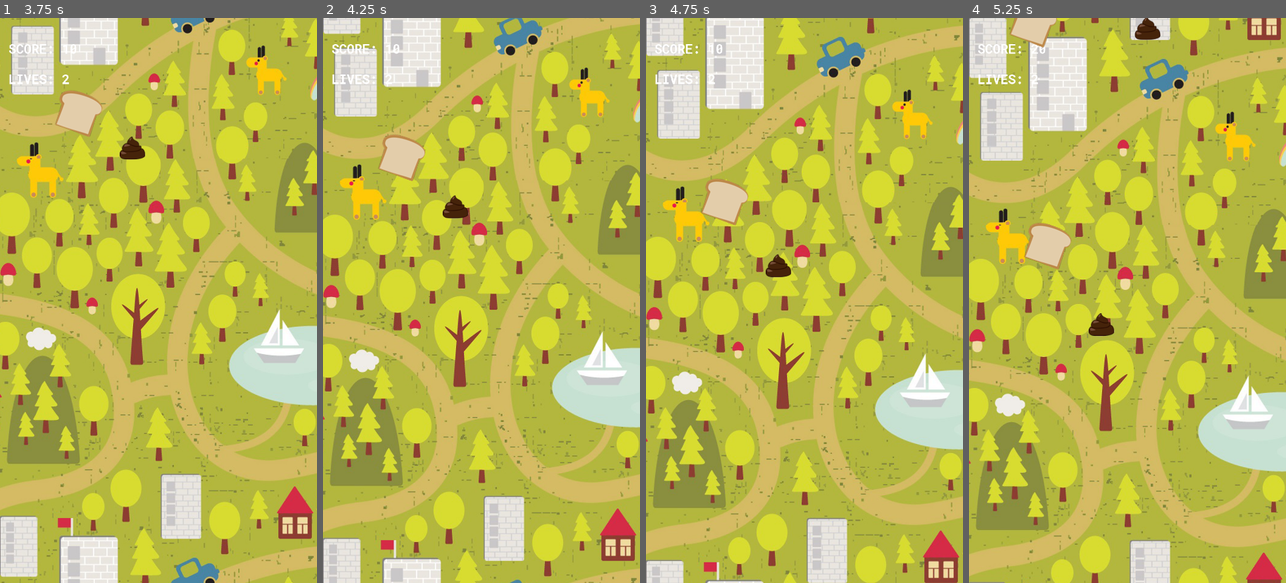
Above: before the commit, frames 1-4 (left to right).
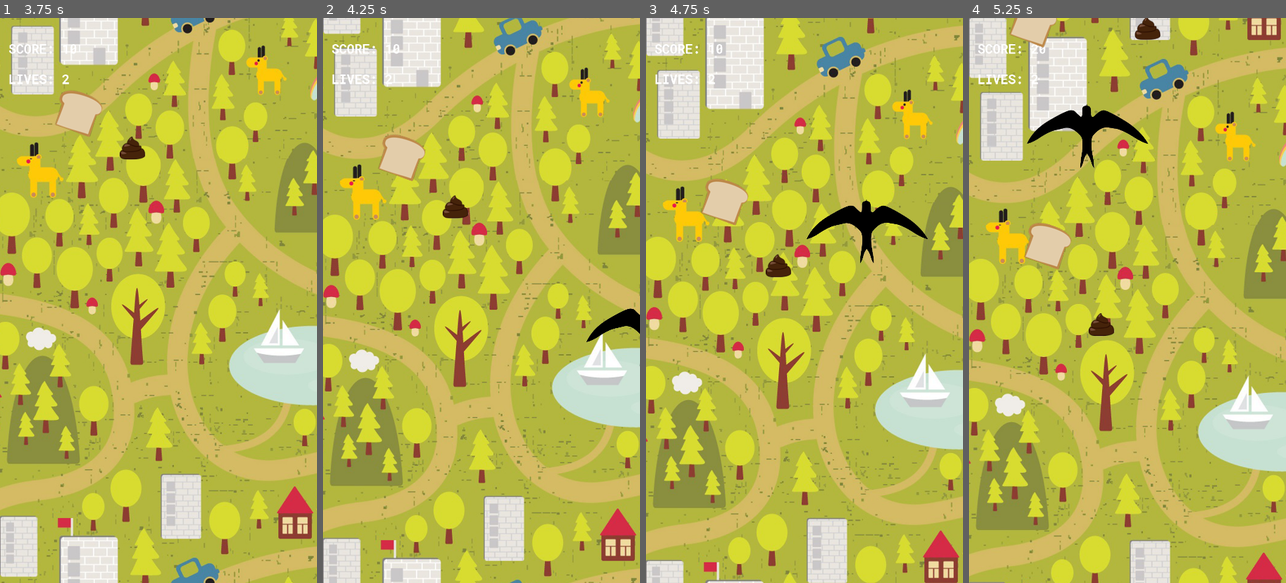
Above: after the commit, the same moments.

Repository: TeamQuest/poogeon
Game: Godot game, scene res://main/main_scene.tscn
Same seed, same stepped clock (60 frames per second), same inputs: the game is played once before the commit and once after it.
Inputs:
- Up to frame 1 (3.75 s): tap Enter (ui_accept) at 0.5, 0.77, 1.52, 3.02 s; hold Right (ui_right) 0.53-1.28 s; hold Down (ui_down) 1.28-2.03 s; hold Right (ui_right) 2.03-2.78 s; hold Up (ui_up) 2.78-3.53 s; hold Left (ui_left) from 3.53 s (still down)
- Up to frame 2 (4.25 s): keep holding Left (ui_left); tap Enter (ui_accept) at 3.77 s
- Up to frame 3 (4.75 s): keep holding Left (ui_left); tap Enter (ui_accept) at 4.52 s
- Up to frame 4 (5.25 s): release Left (ui_left) at 5.03 s; hold Down (ui_down) from 5.03 s (still down)

Frame 1 is identical in both runs. In frame 2, 0.4% of the frame differs, in the area x 83-100%, y 51-62%; in frame 3, 1.1%; in frame 4, 1.1%, in the area x 18-57%, y 15-27%.

Commit message:
Add movement bounds

Diff:
--- a/main/pigeon.gd
+++ b/main/pigeon.gd
@@ -20,40 +20,35 @@
 func _physics_process(delta):
 	if globals.game_running:
 		if (Input.is_action_pressed("ui_left")):
-			if kin_speed.x > -max_speed:
-				kin_speed = kin_speed+ Vector2(-acc,0)
+			if(global_position.x < pigeon_x):
+				kin_speed.x = 0
+			else :
+				if kin_speed.x > -max_speed:
+					kin_speed = kin_speed+ Vector2(-acc,0)
 		elif (Input.is_action_pressed("ui_right")):
-			if kin_speed.x < max_speed:
-				kin_speed = kin_speed+ Vector2(acc,0)
+			if(global_position.x > projectResolution.x - pigeon_x):
+				kin_speed.x = 0
+			else:
+				if kin_speed.x < max_speed:
+					kin_speed = kin_speed+ Vector2(acc,0)
 		elif (Input.is_action_pressed("ui_up")):
-			if kin_speed.y > -max_speed:
-				kin_speed = kin_speed+ Vector2(0,-acc)
+			if(global_position.y < pigeon_y):
+				kin_speed.y = 0
+			else:
+				if kin_speed.y > -max_speed:
+					kin_speed = kin_speed+ Vector2(0,-acc)
 		elif (Input.is_action_pressed("ui_down")):
-			if kin_speed.y < max_speed:
-				kin_speed = kin_speed+ Vector2(0,acc)
+			if(global_position.y > projectResolution.y - pigeon_y):
+				kin_speed.y = 0
+			else :
+				if kin_speed.y < max_speed:
+					kin_speed = kin_speed+ Vector2(0,acc)
 		else:
 			kin_speed.x = lerp(kin_speed.x, 0 , .03)
 			kin_speed.y = lerp(kin_speed.y, 0 , .03)
 		var collision = move_and_collide(kin_speed * delta)
 
 		is_collistion(collision)
-
-#		if(position.x < pigeon_x):
-#			print("a")
-#			kin_speed.x = 0
-##			move_and_slide(Vector2(pigeon_x, get_position().y))
-#		if(get_position().x > projectResolution.x - pigeon_x):
-#			print("b")
-#			kin_speed.x = 0
-##			move_and_slide(Vector2(projectResolution.x - pigeon_x, get_position().y))
-#		if(get_position().y < pigeon_y):
-#			print("c")
-#			kin_speed.y = 0
-##			move_and_slide(Vector2(get_position().x, pigeon_y))
-#		if(get_position().y > projectResolution.y - pigeon_y):
-#			print("d")
-#			kin_speed.y = 0
-##			move_and_slide(Vector2(get_position().x, projectResolution.y - pigeon_y))
 
 	else:
 		pass
